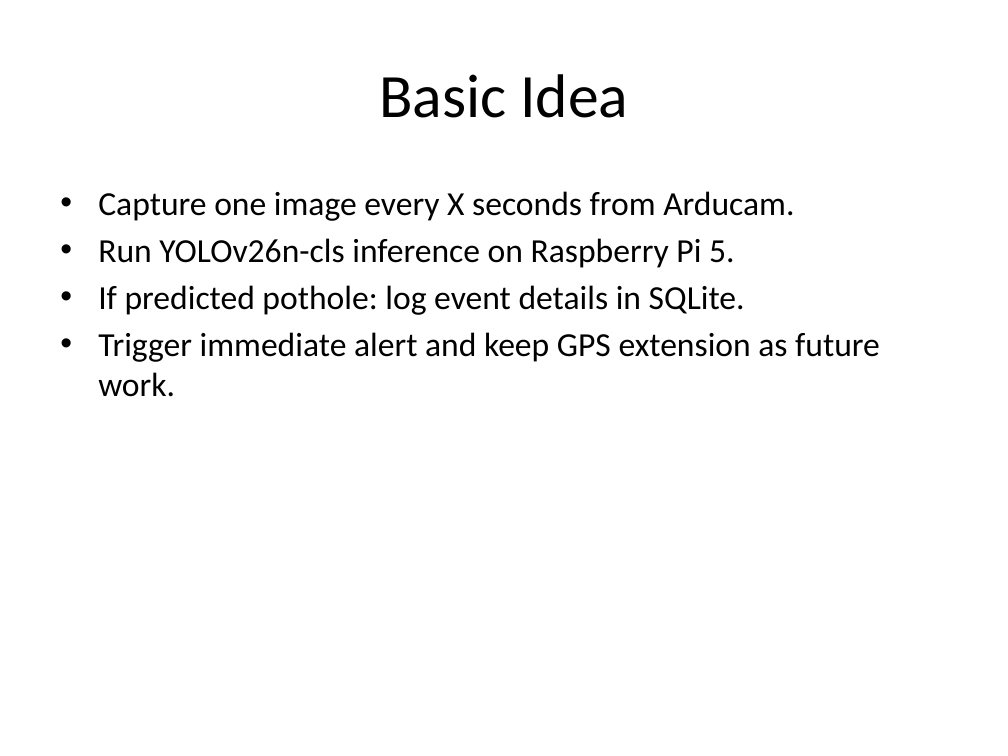
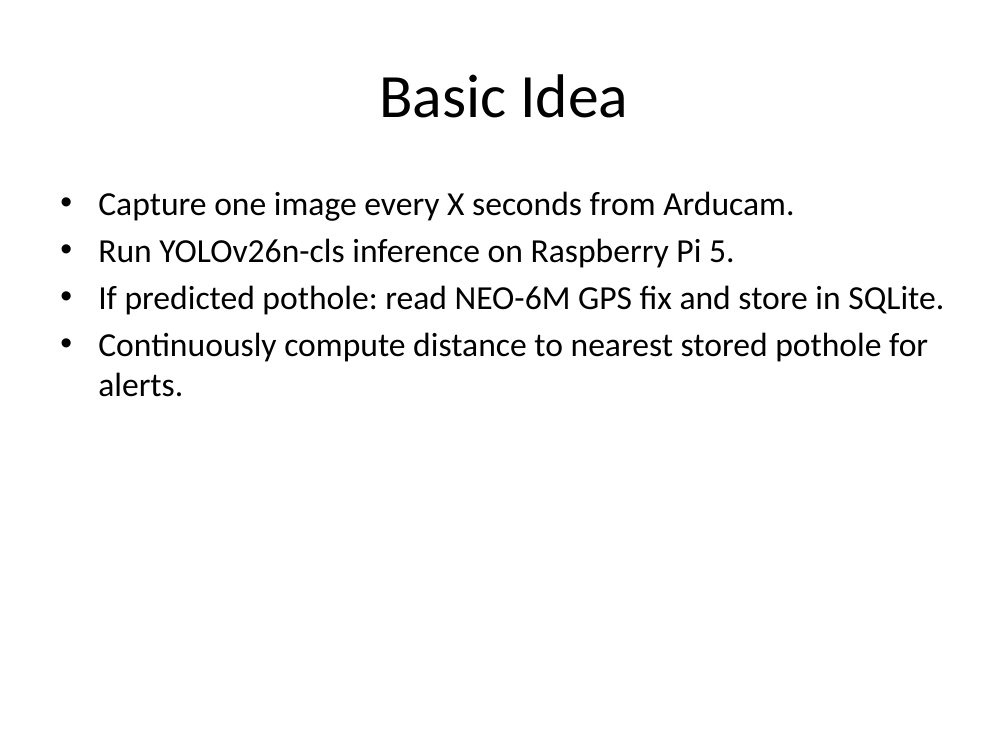
Before and after one commit to Josh7511/pothole-detection, a slide deck: slide 4 of Pothole_Detection_Presentation.pptx. Drawn at 1008x756 pixels with LibreOffice and Linux fonts; fonts in the diff are those of the drawing. Boxes give left, top, right and bottom in pixels: in the first picture for what was removed or moved away, otherwise in the second. Text is boxed around its words. In the diff, an @@ line names an element or a change of style, - is before the commit and + after.

```diff
--- a/Pothole_Detection_Presentation.pptx
+++ b/Pothole_Detection_Presentation.pptx
@@ text at bbox=[98, 285, 944, 397]: text changed @@
-• If predicted pothole: log event details in SQLite.
-• Trigger immediate alert and keep GPS extension as future work.
+• If predicted pothole: read NEO-6M GPS fix and store in SQLite.
+• Continuously compute distance to nearest stored pothole for alerts.
```
Also in this commit, not shown: 7 other slides changed, 5 other files.
